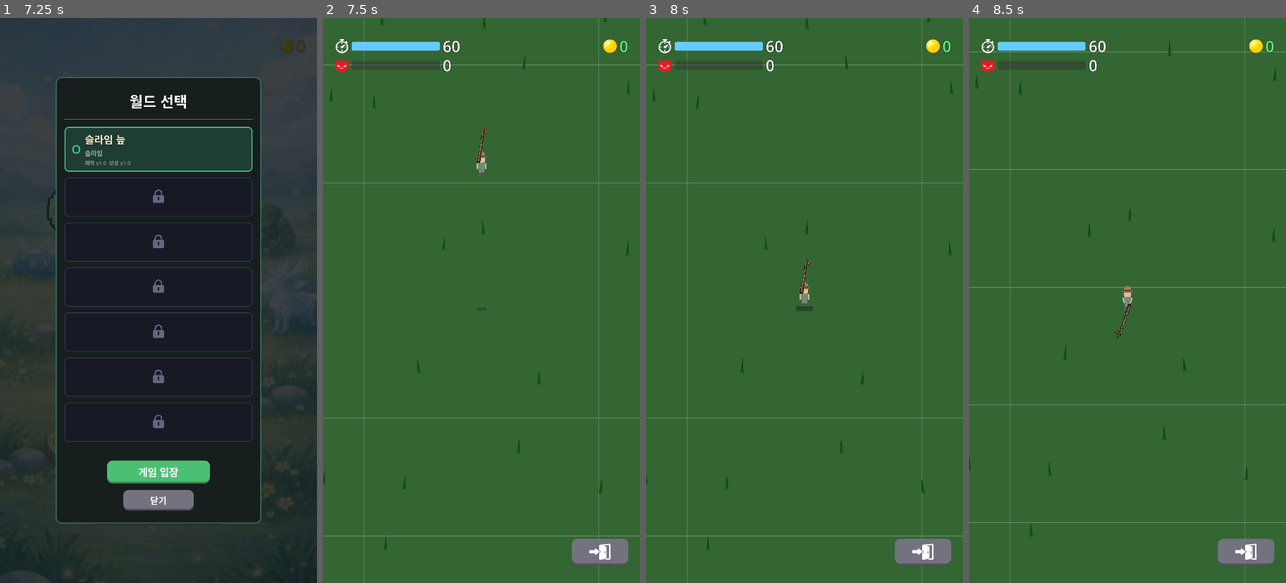
Above: before the commit, frames 1-4 (left to right).
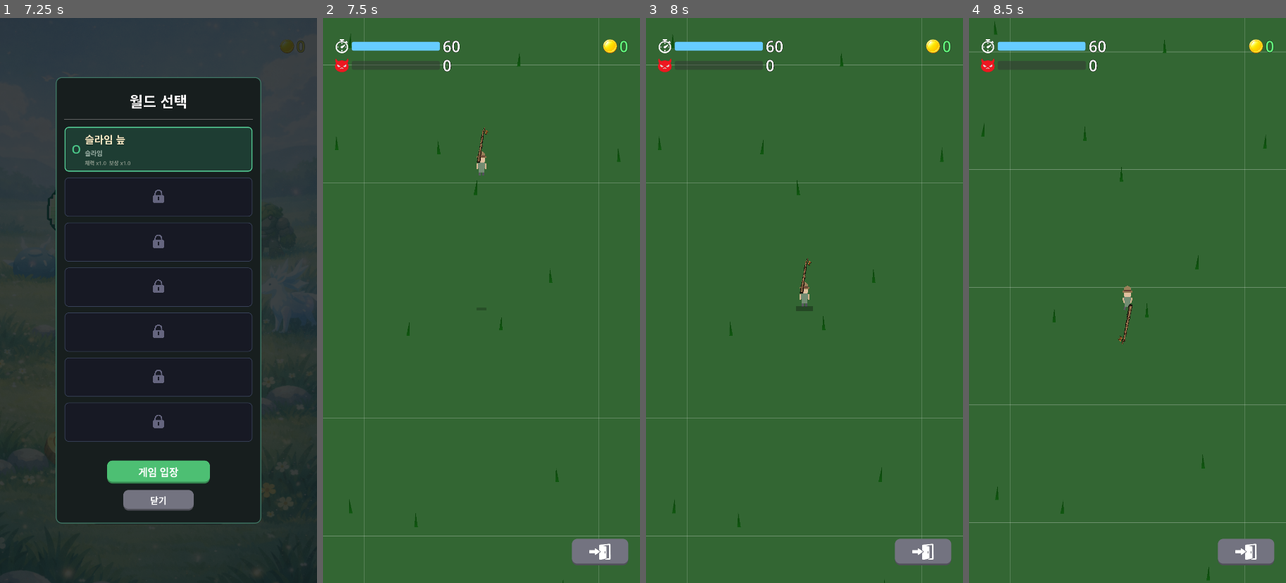
Above: after the commit, the same moments.

Repository: yellyB/game-kill_grass
Game: Godot game, scene res://scenes/ui/main_menu.tscn
The game is run twice, just before and just after one commit, with the same random seed, the same clock (stepped at 60 frames per second) and the same inputs. Sound files missing from this copy of the repository are replaced by a short silence.
Inputs (mouse positions are in pixels of both pictures, inside the frame that each line leads up to):
- Up to frame 1 (7.25 s): drag from (266, 46) to (190, 176) at 0.52 s; click (158, 300) at 1.25 s; drag from (95, 328) to (142, 413) at 2.02 s; move the mouse to (190, 176) at 2.77 s; hold D (move_right) 2.78-3.5 s; drag from (142, 413) to (63, 215) at 3.52 s; move the mouse to (253, 385) at 4.27 s; hold A (move_left) 4.28-5 s; click "건너뛰기" at 5 s; tap Enter at 5.75 s; drag from (63, 215) to (110, 159) at 5.77 s; click (158, 357) at 6.5 s
- Up to frame 2 (7.5 s): click "게임 입장" at 7.25 s
- Up to frame 3 (8 s): no input
- Up to frame 4 (8.5 s): move the mouse to (1143, 300) at 8.02 s; hold S (move_down) from 8.03 s (still down); click (1143, 300) at 8.17 s

Frame 1 is identical in both runs. In frame 2, 0.4% of the frame differs, in the area x 0-97%, y 0-100%; in frame 3, 0.4%; in frame 4, 0.5%.

Commit message:
Optimize grass spawning, regen, and multimesh updates
- Big grid spawning: pre-compute grid slots, activate N based on
  density level (1 grass per level increase)
- process_regen: only iterate cut grass and active timers instead
  of all grass data
- update_multimesh: skip rebuild when no dirty chunks or changes
- Track cut grass, active timers, and dirty chunks separately

Co-Authored-By: Claude Opus 4.6 <noreply@anthropic.com>

Diff:
--- a/scripts/grass_spawner.gd
+++ b/scripts/grass_spawner.gd
@@ -20,6 +20,13 @@
 var grass_data: Dictionary = {}  # Key: Vector2i (grid pos), Value: {cut: bool, type: int, regen_time: float}
 var loaded_chunks: Dictionary = {}  # Key: Vector2i, Value: Array of grid positions
 var visited_chunks: Dictionary = {}  # Key: Vector2i, tracks first-time visits
+var _cut_grass: Array = []  # Grid positions of cut grass (for regen optimization)
+var _active_timers: Array = []  # Grid positions with active hit/hp_bar timers
+var _dirty_chunks: Dictionary = {}  # Chunks needing multimesh rebuild
+var _cached_visible: Array = []  # Cached visible grass positions
+var _cached_colors: Array = []  # Cached colors
+var _cached_golden: Array = []  # Cached golden positions
+var _mm_needs_rebuild: bool = true  # Full rebuild flag
 
 # Grid-based positioning (no spacing calculation needed)
 var grid_cell_size: float = 115.0  # Base spacing between grass
@@ -53,6 +60,13 @@
   # 6: 용의 봉우리 - 채도 낮춤, 명도 차이 확연
   [Color(0.58, 0.38, 0.32), Color(0.75, 0.45, 0.35), Color(0.92, 0.55, 0.42), null],
 ]
+
+const GRID_SIDE: int = 15  # 15x15 = 225 slots per chunk
+const BASE_GRASS_PER_CHUNK: int = 1  # Lv.0 starting count
+
+func get_grass_per_chunk() -> int:
+  var density_level = GameManager.get_grass_density_level()
+  return mini(BASE_GRASS_PER_CHUNK + density_level, GRID_SIDE * GRID_SIDE)
 
 var player: Node2D = null
 var player_attack_area: Area2D = null
@@ -153,9 +167,11 @@
 
 func _on_upgrade_purchased(upgrade_type: String, _level: int) -> void:
   if upgrade_type == "grass_density":
-    # Clear and rebuild all
     grass_data.clear()
     loaded_chunks.clear()
+    _cut_grass.clear()
+    _active_timers.clear()
+    _mm_needs_rebuild = true
     update_chunks()
 
 func _process(delta: float) -> void:
@@ -199,24 +215,34 @@
   var positions: Array[Vector2i] = []
   var chunk_origin = Vector2(chunk_coord.x * chunk_size, chunk_coord.y * chunk_size)
 
-  # Get density - affects grid spacing
-  # Level 0: cell_size = 100 (very sparse), Level 10: cell_size = 16 (dense)
-  var density_level = GameManager.get_grass_density_level()
-  var cell_size = grid_cell_size * 2.5 / (1.0 + density_level * 0.525)
+  var grass_count = get_grass_per_chunk()
+  var cell_size = chunk_size / float(GRID_SIDE)
 
   var rng = RandomNumberGenerator.new()
   rng.seed = hash(chunk_coord)
 
-  # Grid-based spawning with randomized positions for natural look
-  var cells_per_side = int(chunk_size / cell_size)
-  for gx in cells_per_side:
-    for gy in cells_per_side:
-      # Random offset symmetric around cell center for seamless chunk transitions
-      var offset_x = rng.randf_range(-cell_size * 0.5, cell_size * 0.5)
-      var offset_y = rng.randf_range(-cell_size * 0.5, cell_size * 0.5)
+  # Build all grid slots with randomized positions, then pick N
+  var all_slots: Array = []
+  for gx in GRID_SIDE:
+    for gy in GRID_SIDE:
+      var offset_x = rng.randf_range(-cell_size * 0.4, cell_size * 0.4)
+      var offset_y = rng.randf_range(-cell_size * 0.4, cell_size * 0.4)
       var world_x = chunk_origin.x + gx * cell_size + cell_size * 0.5 + offset_x
       var world_y = chunk_origin.y + gy * cell_size + cell_size * 0.5 + offset_y
-      var grid_pos = Vector2i(int(world_x), int(world_y))
+      all_slots.append(Vector2i(int(world_x), int(world_y)))
+
+  # Shuffle with same seed so level-up adds new slots without moving existing ones
+  var shuffle_rng = RandomNumberGenerator.new()
+  shuffle_rng.seed = hash(chunk_coord) + 1
+  for i in range(all_slots.size() - 1, 0, -1):
+    var j = shuffle_rng.randi_range(0, i)
+    var tmp = all_slots[i]
+    all_slots[i] = all_slots[j]
+    all_slots[j] = tmp
+
+  # Activate first N slots
+  for i in mini(grass_count, all_slots.size()):
+      var grid_pos = all_slots[i]
 
       if not grass_data.has(grid_pos):
         var gd = GameManager.get_random_grass_data()
@@ -238,6 +264,7 @@
         positions.append(grid_pos)
 
   loaded_chunks[chunk_coord] = positions
+  _mm_needs_rebuild = true
 
 func unload_chunk(chunk_coord: Vector2i) -> void:
   if not loaded_chunks.has(chunk_coord):
@@ -246,8 +273,11 @@
   var positions = loaded_chunks[chunk_coord]
   for grid_pos in positions:
     grass_data.erase(grid_pos)
+    _cut_grass.erase(grid_pos)
+    _active_timers.erase(grid_pos)
 
   loaded_chunks.erase(chunk_coord)
+  _mm_needs_rebuild = true
 
 func get_grass_type_index(gd: GrassData) -> int:
   if not gd:
@@ -257,33 +287,73 @@
       return i
   return 0
 
+func _mark_grass_cut(grid_pos: Vector2i) -> void:
+  if grid_pos not in _cut_grass:
+    _cut_grass.append(grid_pos)
+  _mark_chunk_dirty(grid_pos)
+
+func _mark_chunk_dirty(grid_pos: Vector2i) -> void:
+  var chunk = get_chunk_coord(Vector2(grid_pos.x, grid_pos.y))
+  _dirty_chunks[chunk] = true
+
+func _add_active_timer(grid_pos: Vector2i) -> void:
+  if grid_pos not in _active_timers:
+    _active_timers.append(grid_pos)
+
 func process_regen(delta: float) -> void:
-  for grid_pos in grass_data:
-    var data = grass_data[grid_pos]
-    # Process hit flash timer
+  # Process active timers (hit flash, hp bar)
+  var i = _active_timers.size() - 1
+  while i >= 0:
+    var grid_pos = _active_timers[i]
+    if not grass_data.has(grid_pos):
+      _active_timers.remove_at(i)
+      i -= 1
+      continue
+    var data = grass_data[grid_pos]
+    var still_active = false
     if data.has("hit_timer") and data.hit_timer > 0:
       data.hit_timer -= delta
-    # Process health bar display timer
+      still_active = true
+      _mark_chunk_dirty(grid_pos)
     if data.has("hp_bar_timer") and data.hp_bar_timer > 0:
       data.hp_bar_timer -= delta
       _has_active_hp_bars = true
-    if data.cut:
-      data.regen_timer += delta
-      if data.regen_timer >= data.regen_time:
-        # Regenerate with new random type
-        var gd = GameManager.get_random_grass_data()
-        var base_regen = gd.regen_time if gd else 5.0
-        var is_golden = gd == GameManager.grass_data_list[3] if gd else false
-        var hp_mult = 1.0 if is_golden else GameManager.get_world_grass_hp_mult()
-        var rw_mult = 1.0 if is_golden else GameManager.get_world_grass_reward_mult()
-        var scaled_hp = int(round((gd.max_health if gd else 1) * hp_mult))
-        data.cut = false
-        data.type = get_grass_type_index(gd)
-        data.health = scaled_hp
-        data.max_health = scaled_hp
-        data.regen_time = GameManager.get_grass_regen_time(base_regen)
-        data.regen_timer = 0.0
-        data.value = int(round((randi_range(gd.min_drop_value, gd.max_drop_value) if gd else 1) * rw_mult))
+      still_active = true
+    if not still_active:
+      _active_timers.remove_at(i)
+    i -= 1
+
+  # Process cut grass regen
+  i = _cut_grass.size() - 1
+  while i >= 0:
+    var grid_pos = _cut_grass[i]
+    if not grass_data.has(grid_pos):
+      _cut_grass.remove_at(i)
+      i -= 1
+      continue
+    var data = grass_data[grid_pos]
+    if not data.cut:
+      _cut_grass.remove_at(i)
+      i -= 1
+      continue
+    data.regen_timer += delta
+    if data.regen_timer >= data.regen_time:
+      var gd = GameManager.get_random_grass_data()
+      var base_regen = gd.regen_time if gd else 5.0
+      var is_golden = gd == GameManager.grass_data_list[3] if gd else false
+      var hp_mult = 1.0 if is_golden else GameManager.get_world_grass_hp_mult()
+      var rw_mult = 1.0 if is_golden else GameManager.get_world_grass_reward_mult()
+      var scaled_hp = int(round((gd.max_health if gd else 1) * hp_mult))
+      data.cut = false
+      data.type = get_grass_type_index(gd)
+      data.health = scaled_hp
+      data.max_health = scaled_hp
+      data.regen_time = GameManager.get_grass_regen_time(base_regen)
+      data.regen_timer = 0.0
+      data.value = int(round((randi_range(gd.min_drop_value, gd.max_drop_value) if gd else 1) * rw_mult))
+      _cut_grass.remove_at(i)
+      _mark_chunk_dirty(grid_pos)
+    i -= 1
 
 
 func _get_grass_color(grass_type: int) -> Color:
@@ -300,20 +370,21 @@
   return gd.color if gd else Color(0.3, 0.7, 0.3)
 
 func update_multimesh() -> void:
+  if not _mm_needs_rebuild and _dirty_chunks.is_empty():
+    return
+
   var visible_grass: Array = []
   var colors_list: Array = []
   var golden_positions: Array = []
 
   for grid_pos in grass_data:
     var data = grass_data[grid_pos]
-    # Skip cut grass - don't render it
     if data.cut:
       continue
 
     var world_pos = Vector2(grid_pos.x, grid_pos.y)
     visible_grass.append(world_pos)
 
-    # Check if grass was recently hit - show white flash (preserve golden alpha marker)
     if data.has("hit_timer") and data.hit_timer > 0:
       var flash_alpha = 0.5 if data.type == 3 else 1.0
       colors_list.append(Color(1.0, 1.0, 1.0, flash_alpha))
@@ -331,8 +402,9 @@
     multimesh.set_instance_transform_2d(i, t)
     multimesh.set_instance_color(i, colors_list[i])
 
-  # 황금풀 주변 반짝이 업데이트
   update_sparkles(golden_positions)
+  _dirty_chunks.clear()
+  _mm_needs_rebuild = false
 
 func update_sparkles(golden_positions: Array) -> void:
   var total = golden_positions.size() * SPARKLES_PER_GOLDEN
@@ -407,11 +479,14 @@
     hit_count += 1
     data.health -= damage
     data.hit_timer = 0.1
+    _add_active_timer(grid_pos)
     if data.health > 0:
       data.hp_bar_timer = 1.5
+      _add_active_timer(grid_pos)
     if data.health <= 0:
       data.cut = true
       data.regen_timer = 0.0
+      _mark_grass_cut(grid_pos)
       total_value += data.value
       total_max_health += GameManager.grass_data_list[data.type].max_health
       attacked_positions.append(Vector2(grid_pos.x, grid_pos.y))
@@ -451,6 +526,7 @@
       data.health = golden_data.max_health
       data.max_health = golden_data.max_health
       data.value = randi_range(golden_data.min_drop_value, golden_data.max_drop_value)
+      _mark_chunk_dirty(grid_pos)
 
 func _on_field_clear() -> void:
   for grid_pos in grass_data:
@@ -459,8 +535,8 @@
       continue
     data.cut = true
     data.regen_timer = 0.0
+    _mark_grass_cut(grid_pos)
     var pos = Vector2(grid_pos.x, grid_pos.y)
-    # Spawn coins for valuable grass
     if data.type == 3 or randf() < GameManager.get_grass_drop_chance():
       spawn_coin(pos, data.value)
 
